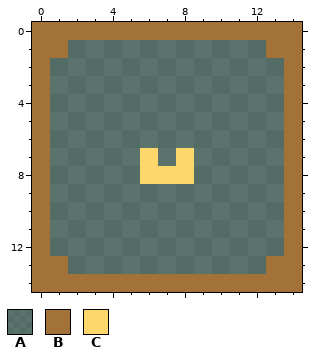
Two versions of one pixel-art file, Assets/_Project/Aseprite/upcomingoverlay.aseprite. That is the earlier state.
15x15 pixels, 1 frame.
Palette (. is transparent): A #00000064  B #a37239  C #fdd76c
Pixels before, first column x 0:
 0 BBBBBBBBBBBBBBB
 1 BBAAAAAAAAAAABB
 2 BAAAAAAAAAAAAAB
 3 BAAAAAAAAAAAAAB
 4 BAAAAAAAAAAAAAB
 5 BAAAAAAAAAAAAAB
 6 BAAAAAAAAAAAAAB
 7 BAAAAACACAAAAAB
 8 BAAAAACCCAAAAAB
 9 BAAAAAAAAAAAAAB
10 BAAAAAAAAAAAAAB
11 BAAAAAAAAAAAAAB
12 BAAAAAAAAAAAAAB
13 BBAAAAAAAAAAABB
14 BBBBBBBBBBBBBBB
The same view after the edit:
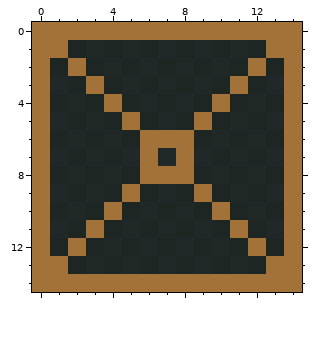
What changed:
colour A: #00000064 -> #000000c8
Changed rows in their new state; - is a pixel that keeps its letter.
first column x 2:
 2 B---------B
 3 -B-------B-
 4 --B-----B--
 5 ---B---B---
 6 ----BBB----
 7 ----B-B----
 8 ----BBB----
 9 ---B---B---
10 --B-----B--
11 -B-------B-
12 B---------B
Where, in picture pixels (left, top, right, bottom), the same in both pictures:
changed: (50, 40, 284, 274)
